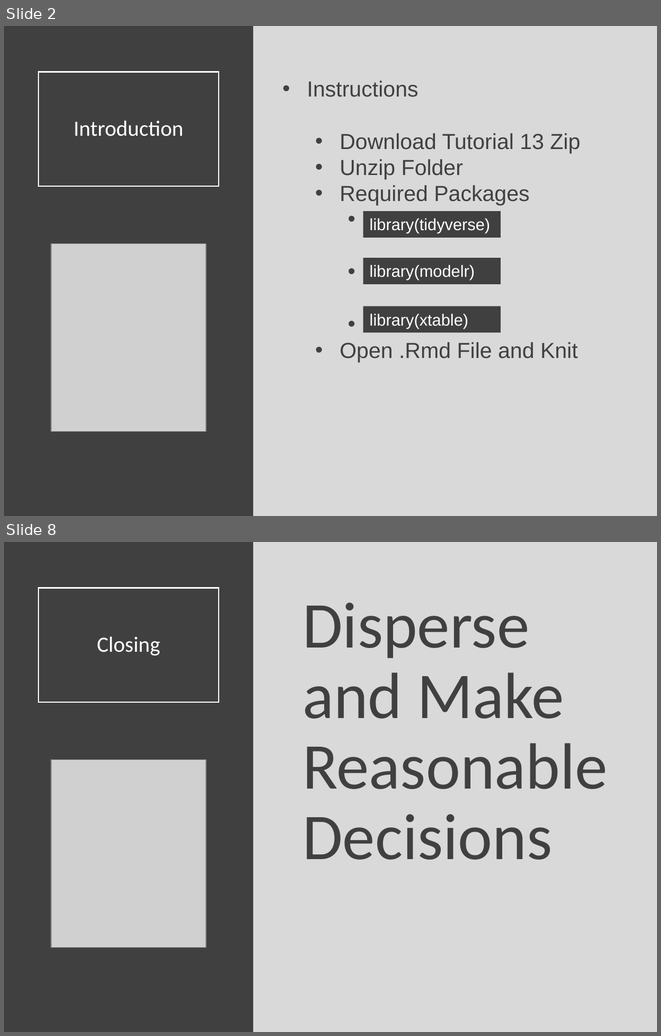
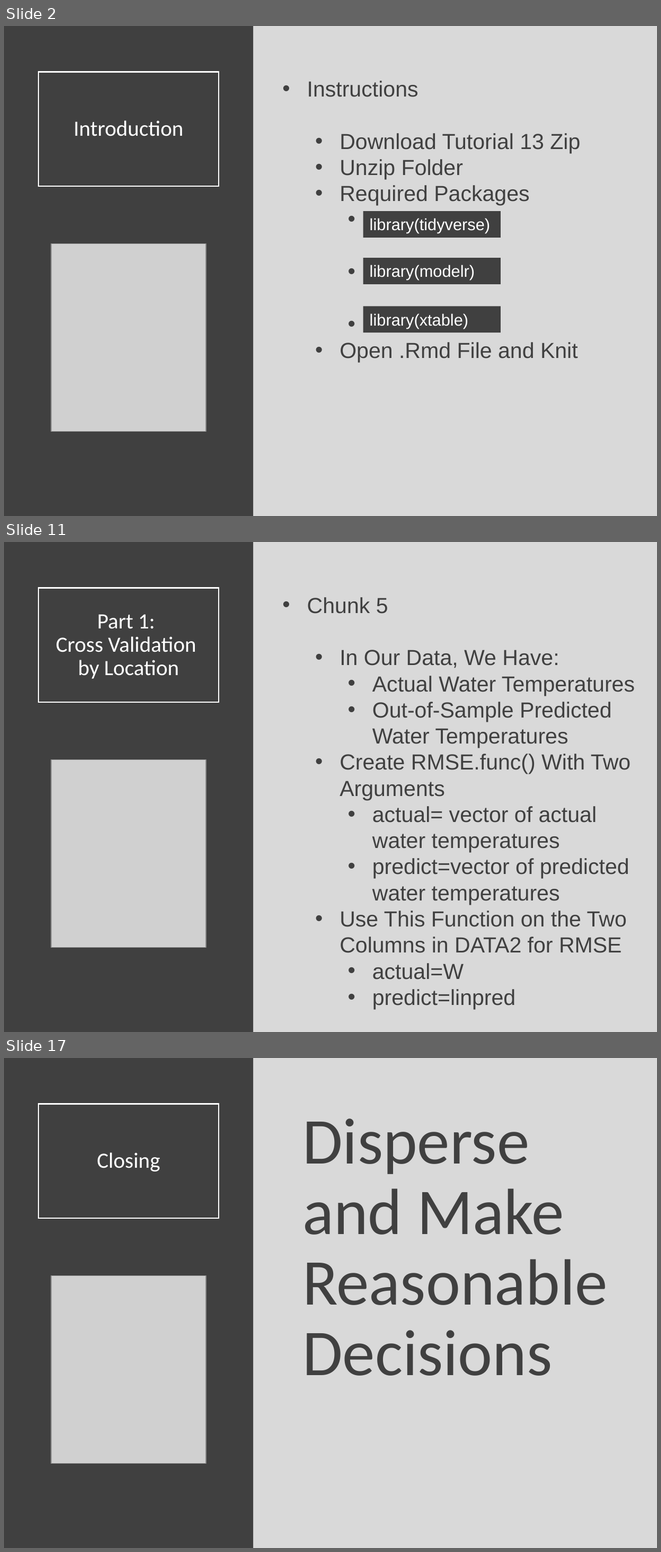
Before and after one commit to Yixf-Self/STOR320_WEBSITE, a slide deck: Lecture/Lecture 25/Lecture 25.pptx. Shown one above the other, each under a label of ours: slides 2 and 8 before the commit, slides 2, 11 and 17 after it; the slides between them are not shown. The pictures are 661x1036 and 661x1552 pixels, drawn with LibreOffice and Linux fonts; fonts in the diff are those of the drawing; grey boxes stand for pictures. Boxes give left, top, right and bottom in pixels: in the first picture for what was removed or moved away, otherwise in the second. Text is boxed around its words. In the diff, an @@ line names an element or a change of style, - is before the commit and + after.

Commit message:
Lecture 25 Commit

```diff
--- a/Lecture/Lecture 25/Lecture 25.pptx
+++ b/Lecture/Lecture 25/Lecture 25.pptx
@@ slide 11 added at [4, 542, 657, 1032], background #D9D9D9 @@
@@ rectangle added at [4, 542, 254, 1032], fill #404040 @@
@@ title added at [38, 588, 219, 702], outline #FFFFFF 1.5 pt, 24 pt, text #FFFFFF @@
+Part 1:
+Cross Validation
+by Location
@@ text added at [307, 597, 635, 1009], 24 pt, text #404040 @@
+• Chunk 5
+  • In Our Data, We Have:
+    • Actual Water Temperatures
+    • Out-of-Sample Predicted Water Temperatures
+  • Create RMSE.func() With Two Arguments
+    • actual= vector of actual water temperatures
+    • predict=vector of predicted water temperatures
+  • Use This Function on the Two Columns in DATA2 for RMSE
+    • actual=W
+    • predict=linpred
@@ picture added at [51, 759, 206, 947] @@
@@ what was slide 8 is now slide 17 @@
```
Also in this commit, not shown: 4 slides changed, 9 other slides added, 1 slide removed, 5 other files.
